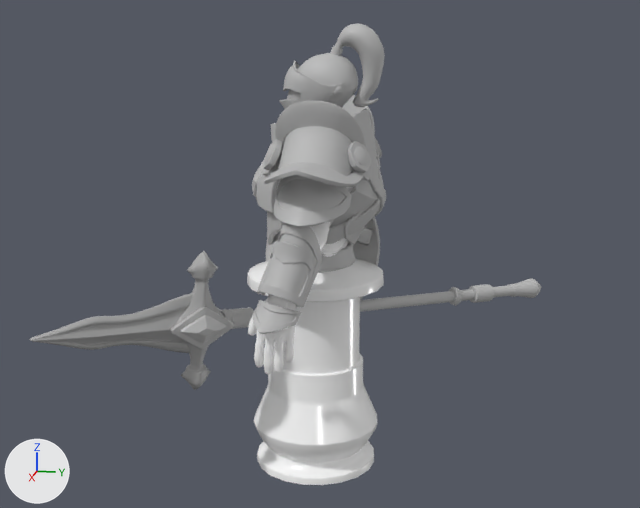
One commit to the FBX model Assets/Personagem_Animados/07_Lanceiro/LanceiroVitoria.fbx: the scene before it, then after it.
Camera for both pictures: a 50 mm lens placed at (0.503, 0.098, 0.036), pointed at (0.013, 0.0, -0.087). Lighting does not change. The marker at lower left points along +X, +Y and +Z. The picture after the commit comes second. Where no turn or scale is listed for an object, it has been applied to the vertices.

The older version as bpy lines, for what is in view:
```python
me_mesh = bpy.data.meshes.new('Mesh')
me_mesh.from_pydata(...)  # 24877 vertices, 24342 faces; spans x -0.09..0.09, y -0.046..0.035, z -0.221..0.043
# faces by material slot: [15575, 8767]
me_mesh.materials.append(mat_mt_corpo_lanceiro)  # white #ffffff
me_mesh.materials.append(mat_mt_armadura_lanceiro)  # grey #bcbcbc
me_mesh_001 = bpy.data.meshes.new('Mesh.001')
me_mesh_001.from_pydata(...)  # 3184 vertices, 3168 faces; spans x -3.1..3.1, y -7.0..17.1, z -0.9..0.9
# faces by material slot: [216, 504, 2448]
me_mesh_001.materials.append(mat_mt_armadura_lanceiro1)  # grey #bcbcbc
me_mesh_001.materials.append(mat_mt_arma_barbaro)  # grey #bcbcbc
me_mesh_001.materials.append(mat_standardsurface2)  # grey #aaaaaa
me_mesh_002 = bpy.data.meshes.new('Mesh.002')
me_mesh_002.from_pydata(...)  # 1146 vertices, 1142 faces; spans x -0.0271..0.0246, y -0.0425..0.0422, z -0.0446..0.0448
me_mesh_002.materials.append(mat_mt_arma_lanceiro_2)  # grey #bcbcbc
ob_sm_arma_lanceiro = bpy.data.objects.new('SM_Arma_Lanceiro', me_mesh_001)
ob_sm_arma_lanceiro.location = (-0.0318, 0.0552, -0.124)
ob_sm_arma_lanceiro.rotation_euler = (0.298, 1.415, -2.182)  # degrees (17, 81, -125)
ob_sm_arma_lanceiro.scale = (0.0138, 0.0138, 0.0138)
ob_sm_arma_lanceiro_2 = bpy.data.objects.new('SM_Arma_Lanceiro_2', me_mesh_002)
ob_sm_arma_lanceiro_2.location = (-0.0583, -0.0141, -0.1022)
ob_sm_lanceiro = bpy.data.objects.new('SM_Lanceiro', me_mesh)
ob_sm_lanceiro.location = (0.0, 0.0, 0.0)
```
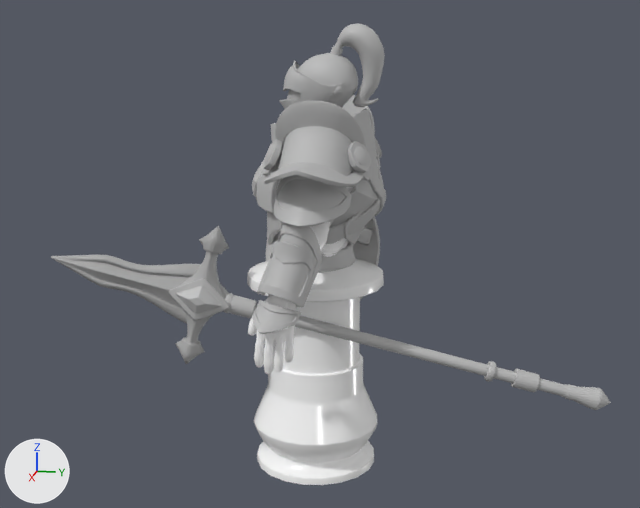
Boxes (x1, y1, x2, y2) around the edits, measured in the pictures (640 x 508 px):
```json
{"object": "SM_Arma_Lanceiro", "change": "moved, turned, rescaled", "before": [29, 251, 542, 390], "after": [51, 226, 611, 410]}
```

The change, as JSON lines over the scene's bpy script:
```json
{"op": "add", "block": "ob_sm_arma_lanceiro", "code": "ob_sm_arma_lanceiro.parent = ob_group2"}
{"op": "set", "path": "ob_sm_arma_lanceiro.location", "old": "(-0.0318, 0.0552, -0.124)", "new": "(1.702, -14.45, -7.522)"}
{"op": "set", "path": "ob_sm_arma_lanceiro.rotation_euler", "old": "(0.298, 1.415, -2.182)", "new": "(1.428, -0.236, -1.487)", "note": "degrees (17, 81, -125) -> degrees (82, -14, -85)"}
{"op": "set", "path": "ob_sm_arma_lanceiro.scale", "old": "(0.0138, 0.0138, 0.0138)", "new": "(1.38, 1.38, 1.38)"}
{"op": "add", "block": "ob_group2", "code": ["ob_group2 = bpy.data.objects.new('group2', None)", "ob_group2.location = (0.0, 0.0, 0.0)", "ob_group2.rotation_euler = (1.571, 0.0, 0.0)  # degrees (90, 0, 0)", "ob_group2.scale = (0.01, 0.01, 0.01)"]}
```
